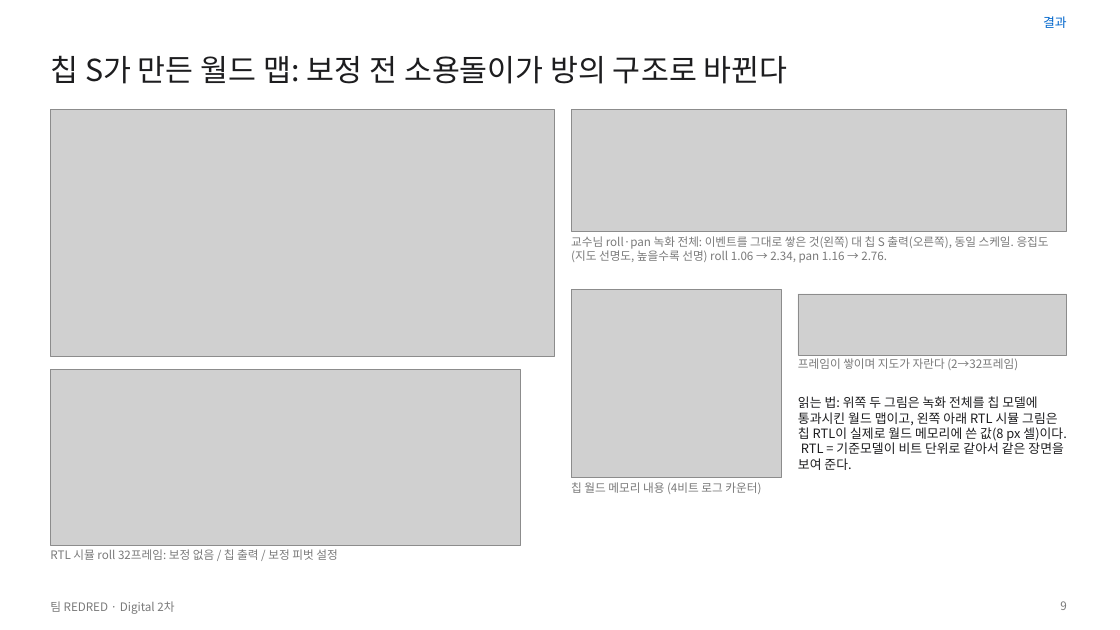
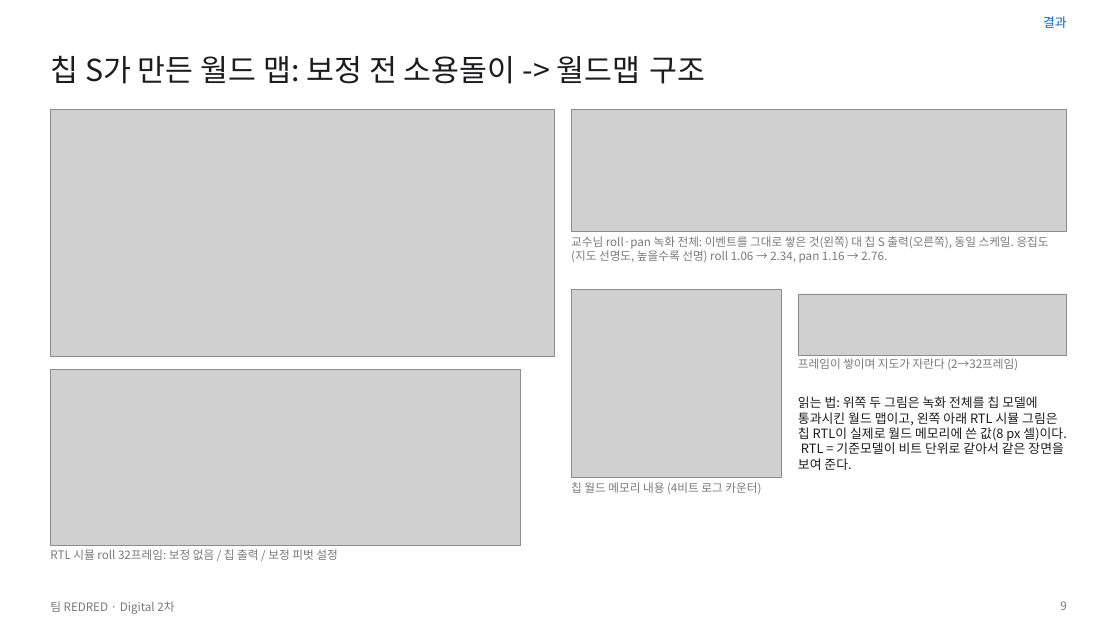
Before and after one commit to GangHeeJo/AI-SEMI, a slide deck: slide 9 of submission/REDRED_2차_발표자료_칩S.pptx. Drawn at 1120x630 pixels with LibreOffice and Linux fonts; fonts in the diff are those of the drawing; grey boxes stand for pictures. Boxes give left, top, right and bottom in pixels: in the first picture for what was removed or moved away, otherwise in the second. Text is boxed around its words. In the diff, an @@ line names an element or a change of style, - is before the commit and + after.

```diff
--- a/submission/REDRED_2차_발표자료_칩S.pptx
+++ b/submission/REDRED_2차_발표자료_칩S.pptx
@@ text at (50,55,705,84): text changed @@
-칩 S가 만든 월드 맵: 보정 전 소용돌이가 방의 구조로 바뀐다
+칩 S가 만든 월드 맵: 보정 전 소용돌이 -> 월드맵 구조
```
Also in this commit, not shown: 17 other slides changed, 4 other files.
